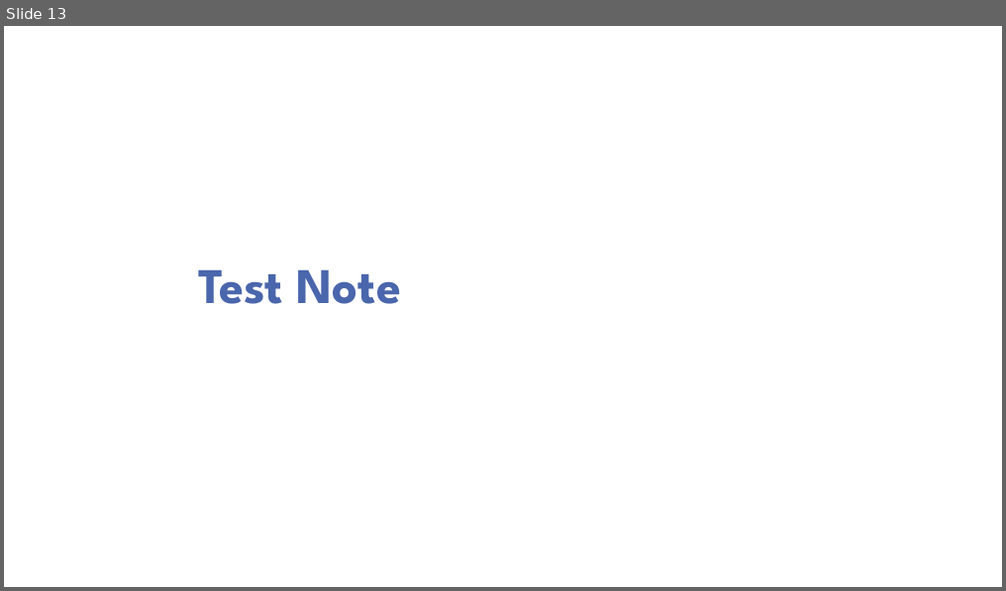
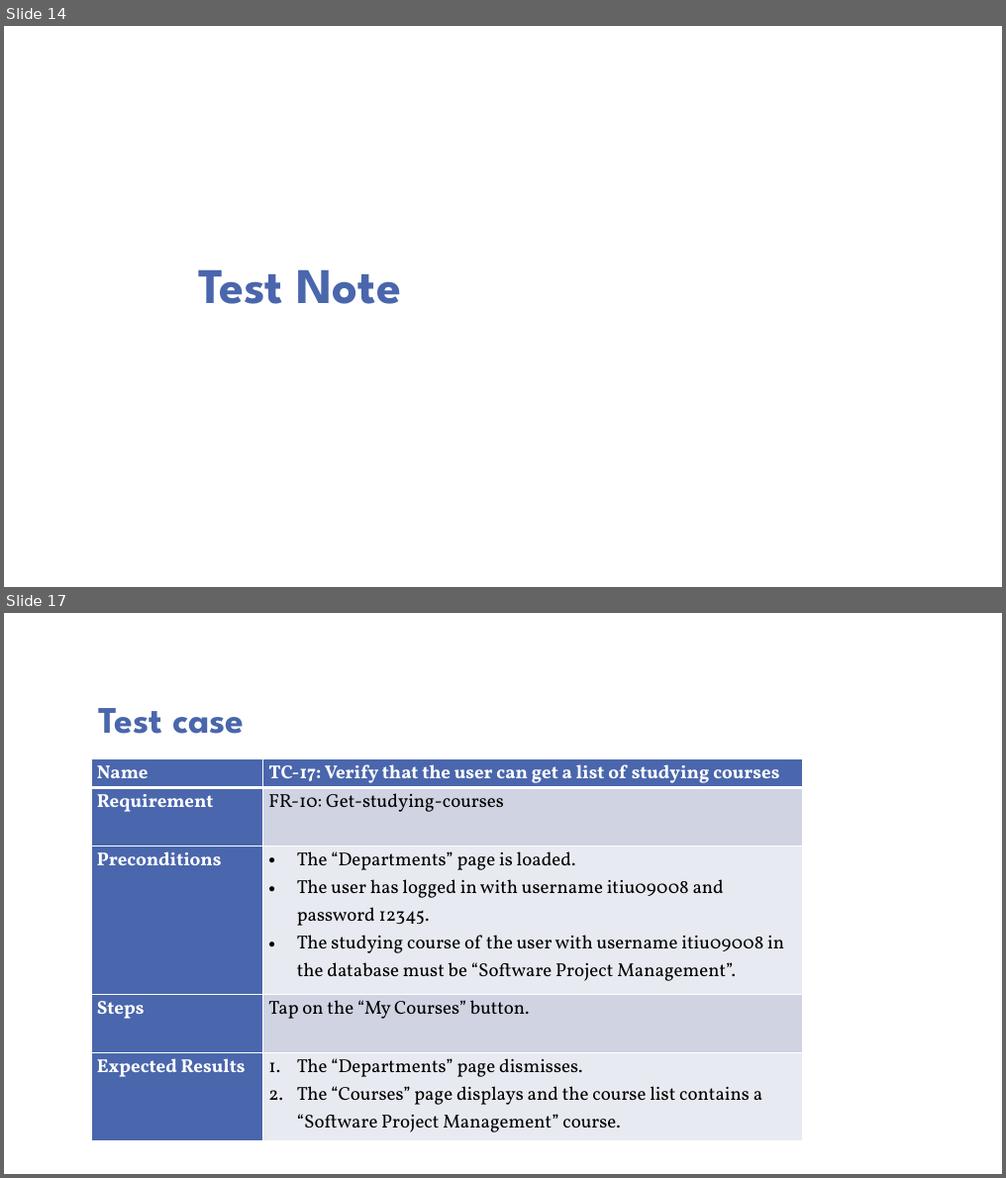
Before and after one commit to huyhung411991/iunotifier, a slide deck: Documents/Presentation - Project Note Sprint 2.pptx. Shown one above the other, each under a label of ours: slide 13 before the commit, slides 14 and 17 after it; the slides between them are not shown. The pictures are 1006x591 and 1006x1178 pixels, drawn with LibreOffice and Linux fonts; fonts in the diff are those of the drawing; background and template pictures are left out. Boxes give left, top, right and bottom in pixels: in the first picture for what was removed or moved away, otherwise in the second. Text is boxed around its words. In the diff, an @@ line names an element or a change of style, - is before the commit and + after.

```diff
--- a/Documents/Presentation - Project Note Sprint 2.pptx
+++ b/Documents/Presentation - Project Note Sprint 2.pptx
@@ slide 17 added at (4,613,1002,1174), background picture (left out) @@
@@ title added at (99,708,244,734), 36 pt, text #4A66AC, bold @@
+Test case
@@ table added at (91,759,803,1142), 5 rows, 2 columns @@
+Name | TC-17: Verify that the user can get a list of studying courses
+Requirement | FR-10: Get-studying-courses
+Preconditions | The “Departments” page is loaded. / The user has logged in with username itiu09008 and password 12345. / The studying course of the user with username itiu09008 in the database must be “Software Project Management”.
+Steps | Tap on the “My Courses” button.
+Expected Results | The “Departments” page dismisses. / The “Courses” page displays and the course list contains a “Software Project Management” course.
@@ what was slide 13 is now slide 14 @@
```
Also in this commit, not shown: 5 slides changed, 3 other slides added, 1 slide removed, 9 other files.
